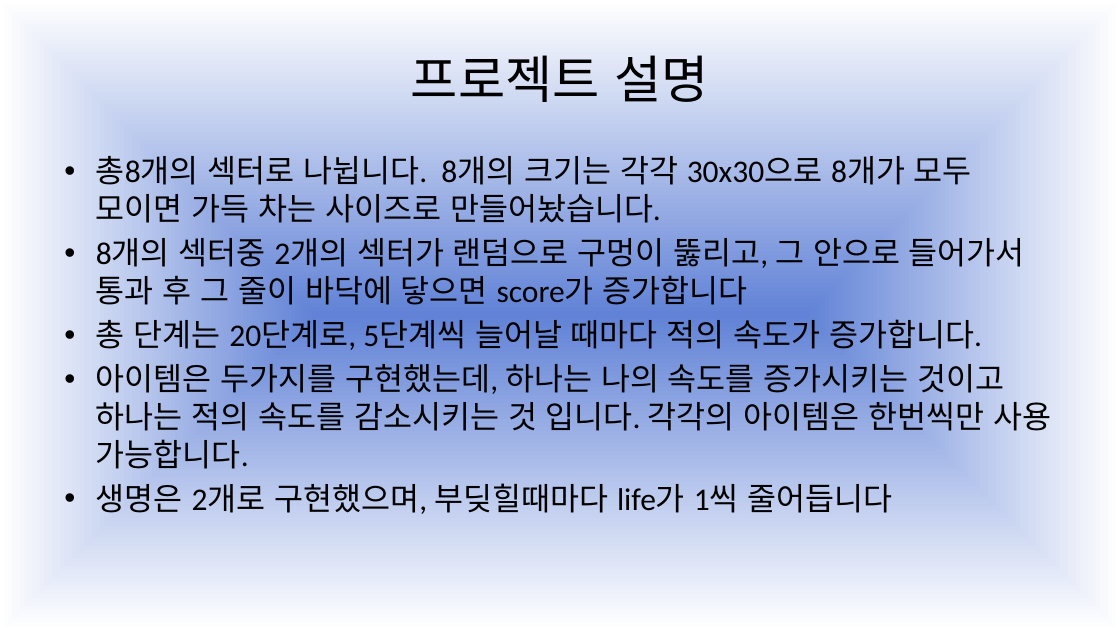
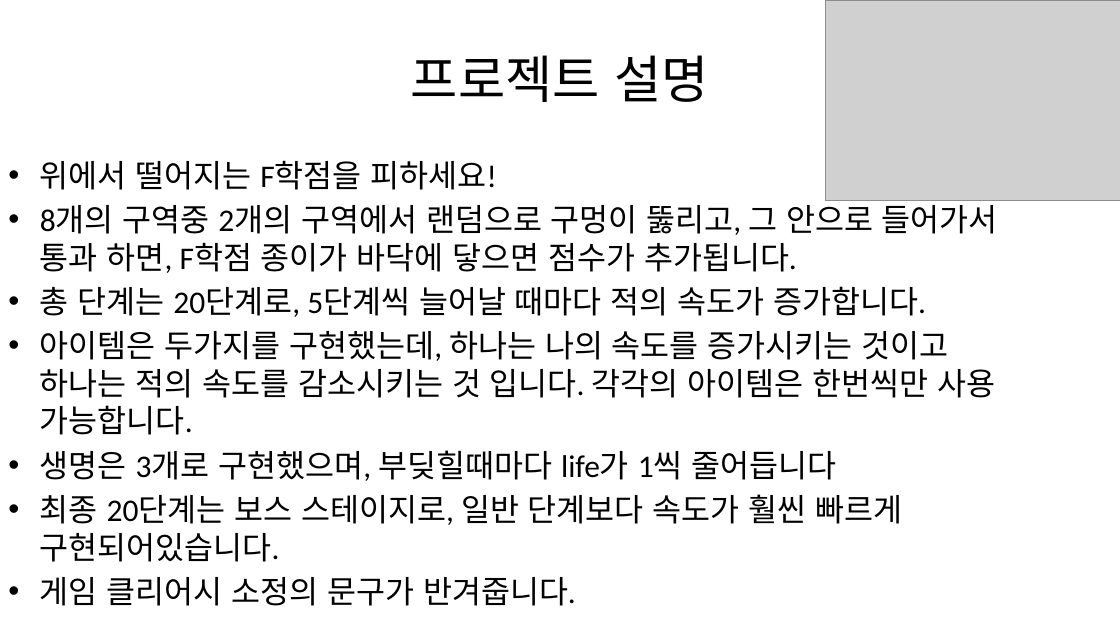
Before and after one commit to goldadam/embedded, a slide deck: slide 2 of 임베디드 SW 프로젝트 발표.pptx. Drawn at 1120x630 pixels with LibreOffice and Linux fonts; fonts in the diff are those of the drawing; grey boxes stand for pictures. Boxes give left, top, right and bottom in pixels: in the first picture for what was removed or moved away, otherwise in the second. Text is boxed around its words. In the diff, an @@ line names an element or a change of style, - is before the commit and + after.

```diff
--- a/임베디드 SW 프로젝트 발표.pptx
+++ b/임베디드 SW 프로젝트 발표.pptx
@@ background gradient #6182D6 to #FFFFFF to #FFFFFF @@
@@ picture added at [825, 0, 1120, 201] @@
@@ text "위에서 떨어지는 F학점을 피하세요!": place and size @@
-text "위에서 떨어지는 F학점을 피하세요!" at [96, 156, 1051, 514]
+text "위에서 떨어지는 F학점을 피하세요!" at [40, 160, 998, 606]
@@ text at [40, 160, 998, 273]: text changed @@
-• 총8개의 섹터로 나뉩니다. 8개의 크기는 각각 30x30으로 8개가 모두 모이면 가득 차는 사이즈로 만들어놨습니다.
-• 8개의 섹터중 2개의 섹터가 랜덤으로 구멍이 뚫리고, 그 안으로 들어가서 통과 후 그 줄이 바닥에 닿으면 score가 증가합니다
+• 위에서 떨어지는 F학점을 피하세요!
+• 8개의 구역중 2개의 구역에서 랜덤으로 구멍이 뚫리고, 그 안으로 들어가서 통과 하면, F학점 종이가 바닥에 닿으면 점수가 추가됩니다.
@@ text at [40, 450, 902, 606]: text changed @@
-• 생명은 2개로 구현했으며, 부딪힐때마다 life가 1씩 줄어듭니다
+• 생명은 3개로 구현했으며, 부딪힐때마다 life가 1씩 줄어듭니다
+• 최종 20단계는 보스 스테이지로, 일반 단계보다 속도가 훨씬 빠르게 구현되어있습니다.
+• 게임 클리어시 소정의 문구가 반겨줍니다.
```
Also in this commit, not shown: 1 other slide changed, 6 other files.
